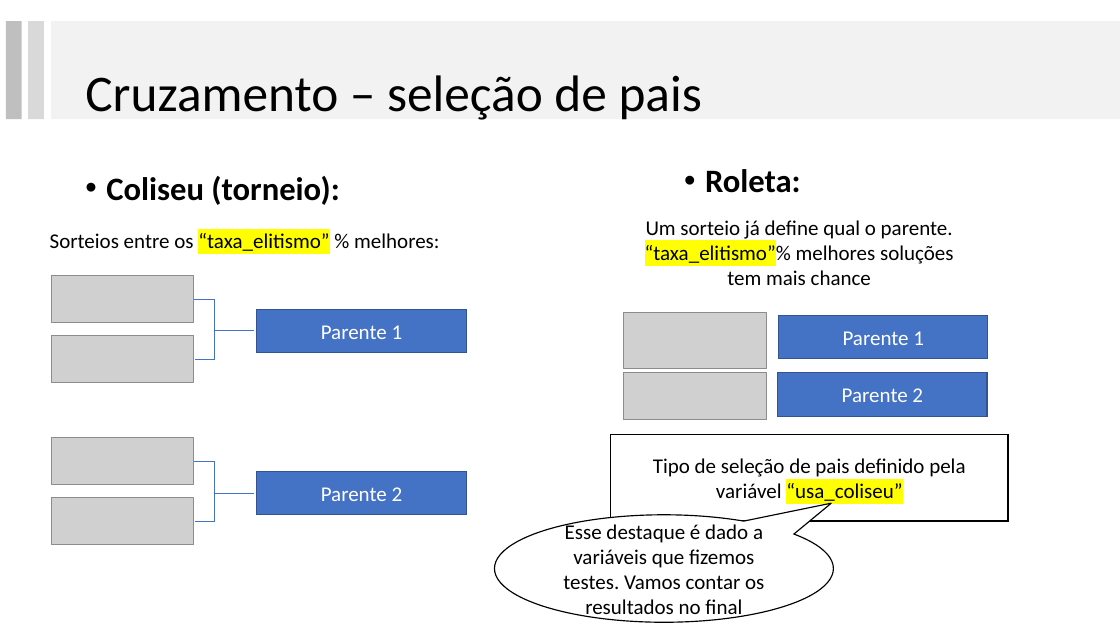
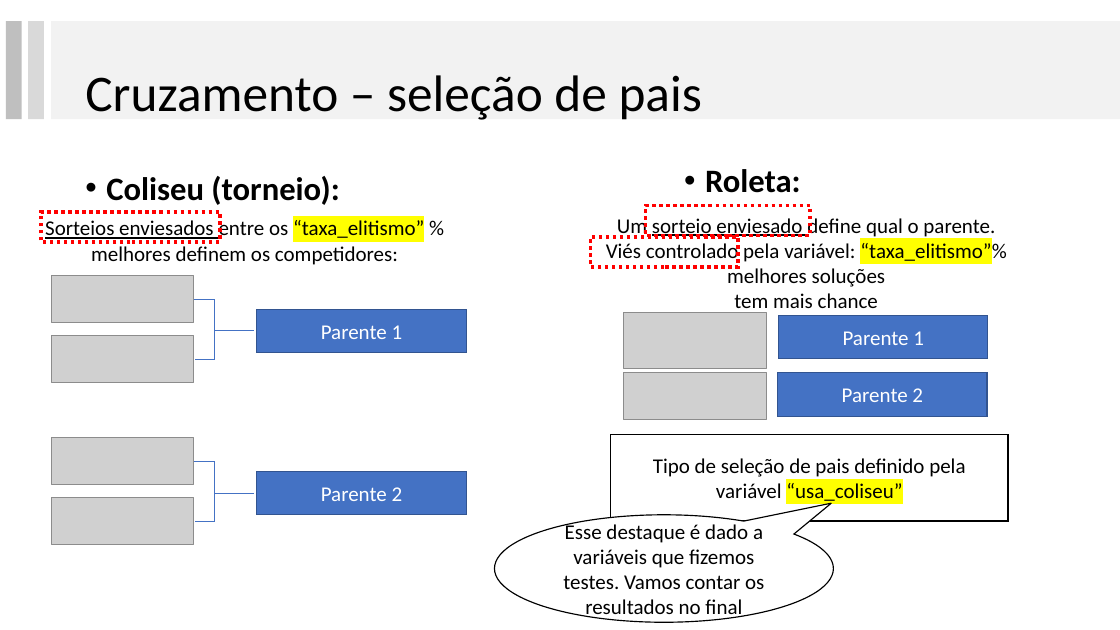
Before and after one commit to lpbiasoto/metaheuristicas, a slide deck: slide 13 of Apresentacao 3/ApresentacaoGA.pptx. Drawn at 1120x630 pixels with LibreOffice and Linux fonts; fonts in the diff are those of the drawing; grey boxes stand for pictures. Boxes give left, top, right and bottom in pixels: in the first picture for what was removed or moved away, otherwise in the second. Text is boxed around its words. In the diff, an @@ line names an element or a change of style, - is before the commit and + after.

```diff
--- a/Apresentacao 3/ApresentacaoGA.pptx
+++ b/Apresentacao 3/ApresentacaoGA.pptx
@@ rectangle added at (646,205,811,235), outline #FF0000 3 pt dashed @@
@@ rectangle added at (41,212,220,242), outline #FF0000 3 pt dashed @@
@@ text at (45,220,424,265): text changed @@
-Sorteios entre os “taxa_elitismo” % melhores:
+Sorteios enviesados entre os “taxa_elitismo” % melhores definem os competidores:
@@ rectangle added at (591,237,739,267), outline #FF0000 3 pt dashed @@
@@ text at (606,216,1006,287): text changed @@
-Um sorteio já define qual o parente. “taxa_elitismo”% melhores soluções
+Um sorteio enviesado define qual o parente. Viés controlado pela variável: “taxa_elitismo”% melhores soluções
```
Also in this commit, not shown: 8 other slides changed, 1 slide added, 8 other files.
